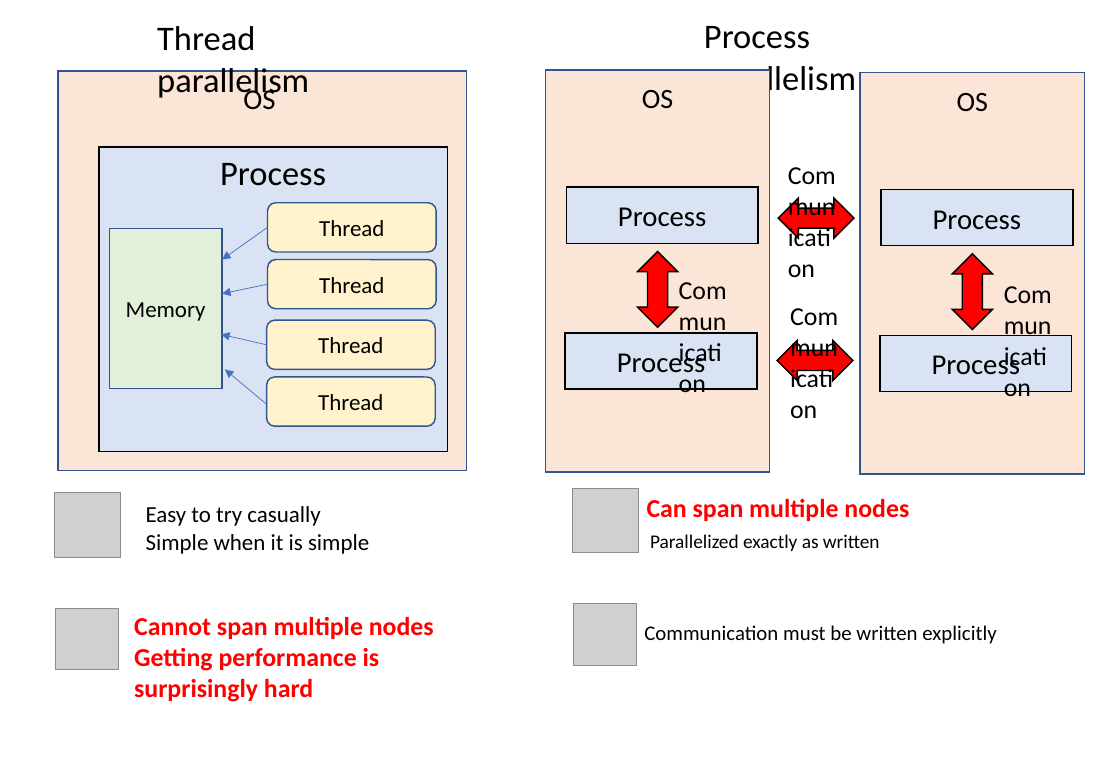
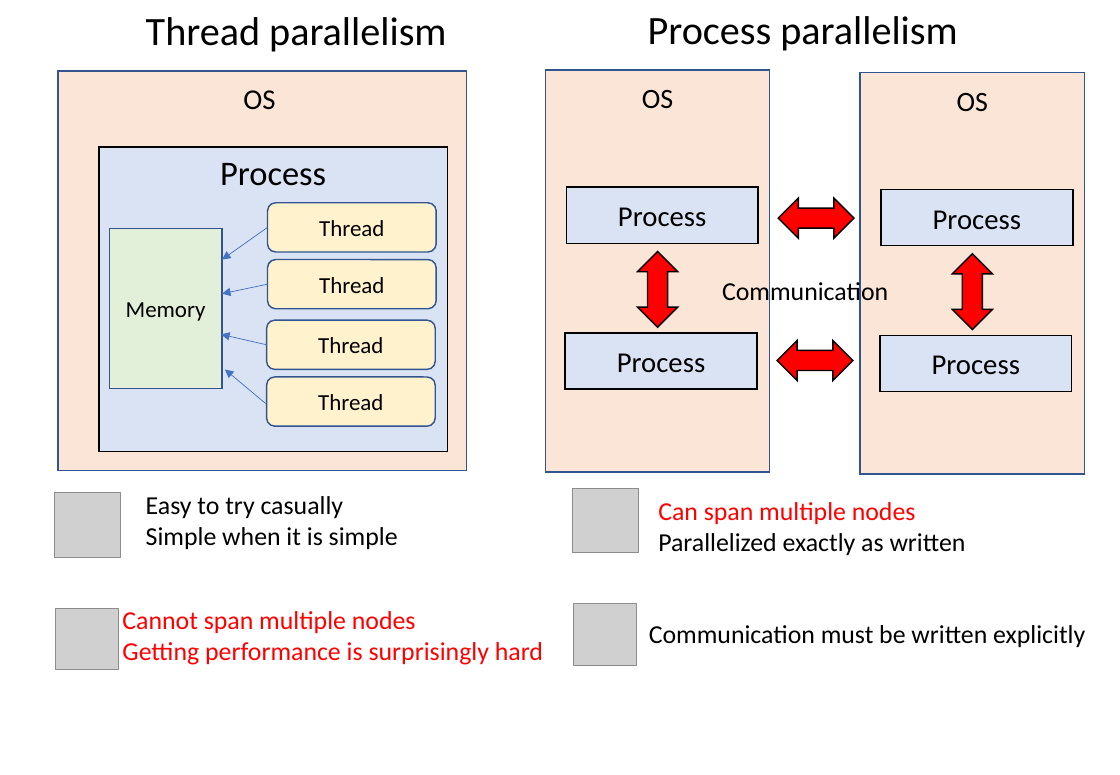
Before and after one commit to kaityo256/sevendayshpc, a slide deck: slide 4 of site-assets/sources/day1/fig-ja-en.pptx. Drawn at 1120x775 pixels with LibreOffice and Linux fonts; fonts in the diff are those of the drawing; grey boxes stand for pictures. Boxes give left, top, right and bottom in pixels: in the first picture for what was removed or moved away, otherwise in the second. Text is boxed around its words. In the diff, an @@ line names an element or a change of style, - is before the commit and + after.

```diff
--- a/site-assets/sources/day1/fig-ja-en.pptx
+++ b/site-assets/sources/day1/fig-ja-en.pptx
@@ text "Thread parallelism" at bbox=[146, 17, 446, 52]: size 24 to 28 pt @@
@@ text "Thread parallelism": place and size @@
-text "Thread parallelism" at bbox=[157, 26, 309, 101]
+text "Thread parallelism" at bbox=[146, 17, 446, 52]
@@ text "Process parallelism": place and size @@
-text "Process parallelism" at bbox=[704, 26, 856, 98]
+text "Process parallelism" at bbox=[648, 16, 957, 51]
@@ text "Process parallelism" at bbox=[648, 16, 957, 51]: size 24 to 28 pt @@
@@ text removed at bbox=[778, 154, 851, 195] @@
-Communication
@@ text "Communication" rewrapped from bbox=[780, 296, 853, 337] to bbox=[722, 279, 888, 307] @@
@@ text removed at bbox=[994, 272, 1067, 313] @@
-Communication
@@ text "Easy to try casually": place and size @@
-text "Easy to try casually" at bbox=[146, 506, 369, 554]
+text "Easy to try casually" at bbox=[146, 496, 398, 549]
@@ text "Easy to try casually" at bbox=[146, 496, 398, 549]: size 16 to 18 pt @@
@@ text "Can span multiple nodes": place and size @@
-text "Can span multiple nodes" at bbox=[647, 499, 909, 521]
+text "Can span multiple nodes" at bbox=[658, 502, 966, 555]
@@ text at bbox=[658, 502, 916, 524]: bold off in "Can span multiple nodes" @@
@@ text removed at bbox=[650, 534, 880, 551] @@
-Parallelized exactly as written
@@ text at bbox=[658, 533, 966, 555]: paragraph added @@
+Parallelized exactly as written
@@ text "Cannot span multiple nodes": place and size @@
-text "Cannot span multiple nodes" at bbox=[134, 617, 434, 702]
+text "Cannot span multiple nodes" at bbox=[122, 611, 543, 665]
@@ text "Cannot span multiple nodes" at bbox=[122, 611, 543, 665]: bold off @@
@@ text "Communication must be written explicitly" at bbox=[649, 625, 1085, 647]: size 14.5 to 18 pt @@
@@ text removed at bbox=[644, 625, 778, 640] @@
-Communication
```
Also in this commit, not shown: 2 other slides changed, 2 other files.
